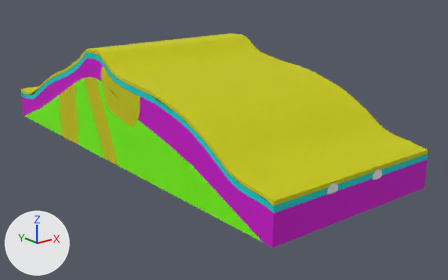
Renders of the OBJ model model/MYS2.obj from each side of a commit.
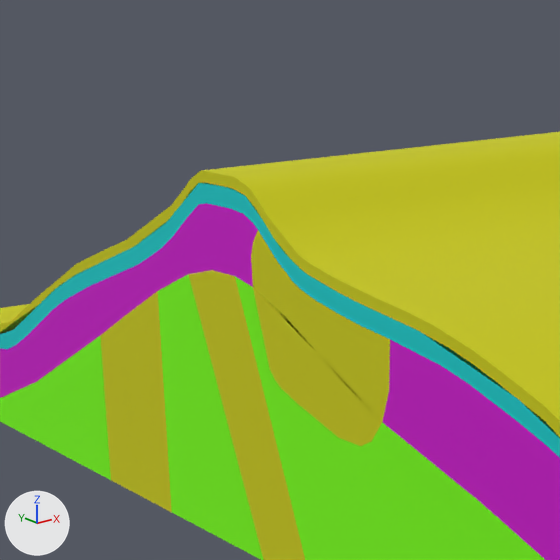
Each version is shown whole from a 50 mm lens placed at (-387.0, -333.0, 206.0), pointed at (59.0, 225.0, -18.0), then close up on the part from 7% to 42% of the width and 0% to 57% of the height. Lighting does not change. The marker at lower left points along +X, +Y and +Z. Where no turn or scale is listed for an object, it has been applied to the vertices.

The scene before the commit, as lines of its bpy script (objects in view):
```python
me_01 = bpy.data.meshes.new('01')
me_01.from_pydata(...)  # 208 vertices, 412 faces; spans x -70.0..140.0, y 0.0..530.0, z 6.0..95.0
me_01.materials.append(mat_01___default)  # yellow #caca00
me_04 = bpy.data.meshes.new('04')
me_04.from_pydata(...)  # 42 vertices, 88 faces; spans x -70.0..140.0, y 199.0..281.0, z 24.0..81.0
me_04.materials.append(mat_01___default)  # yellow #caca00
me_06 = bpy.data.meshes.new('06')
me_06.from_pydata(...)  # 206 vertices, 420 faces; spans x -70.0..140.0, y 253.0..400.0, z -30.0..63.0
me_06.materials.append(mat_01___default)  # yellow #caca00
ob_01 = bpy.data.objects.new('01', me_01)
ob_01.location = (0.0, 0.0, 0.0)
ob_04 = bpy.data.objects.new('04', me_04)
ob_04.location = (0.0, 0.0, 0.0)
ob_06 = bpy.data.objects.new('06', me_06)
ob_06.location = (0.0, 0.0, 0.0)
# also in view: '03' at (35.0, 265.0, 28.0); '02' at (35.0, 265.0, 45.0); '05' at (35.0, 269.0, 17.0)
```
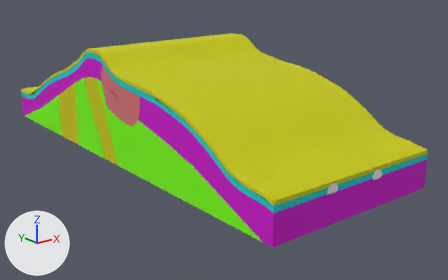
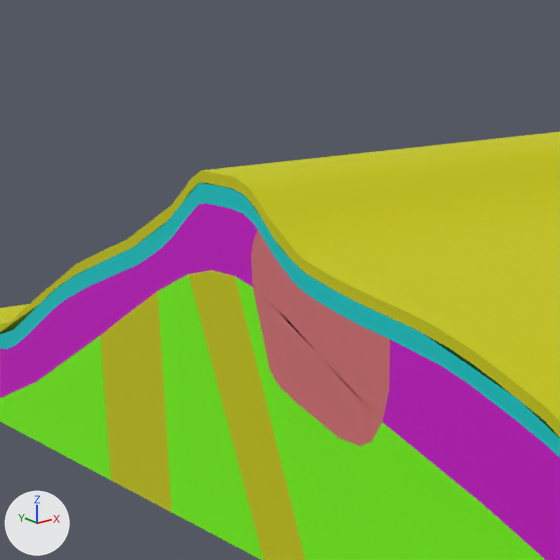
Pixel boxes [x1, y1, x2, y2] of what changed, in the close-ups (560 x 560 px):
'04', recoloured: [251, 231, 390, 446] in both

What the commit changed:
Material '08___Default' (mat_08___default) is new.
Its base color is (0.67, 0.17, 0.18) (pink #d67376).
Its roughness is 0.9.
me_04 has 42 vertices, 88 faces and spans x -70.0..140.0, y 199.0..281.0, z 24.0..81.0.
me_04 no longer uses material mat_01___default (yellow #caca00).
me_04 now uses material mat_08___default (pink #d67376).
